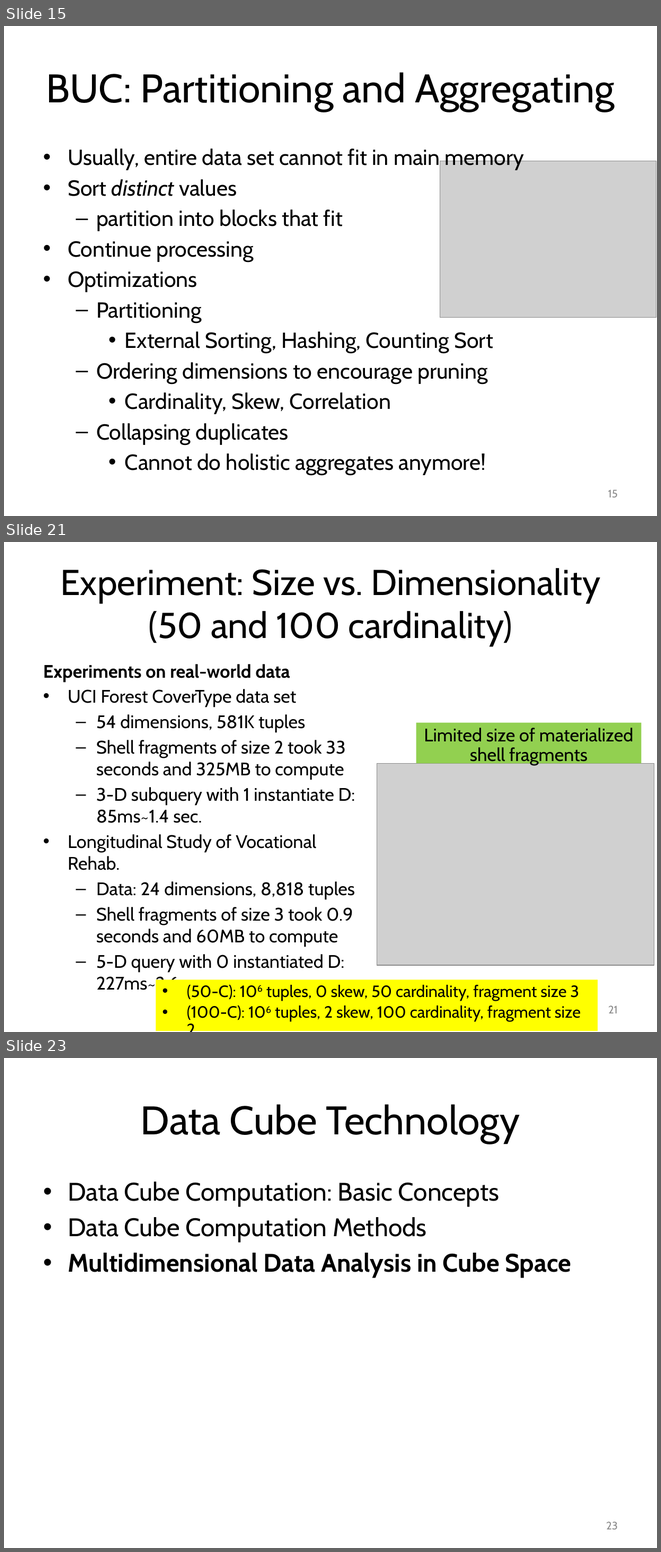
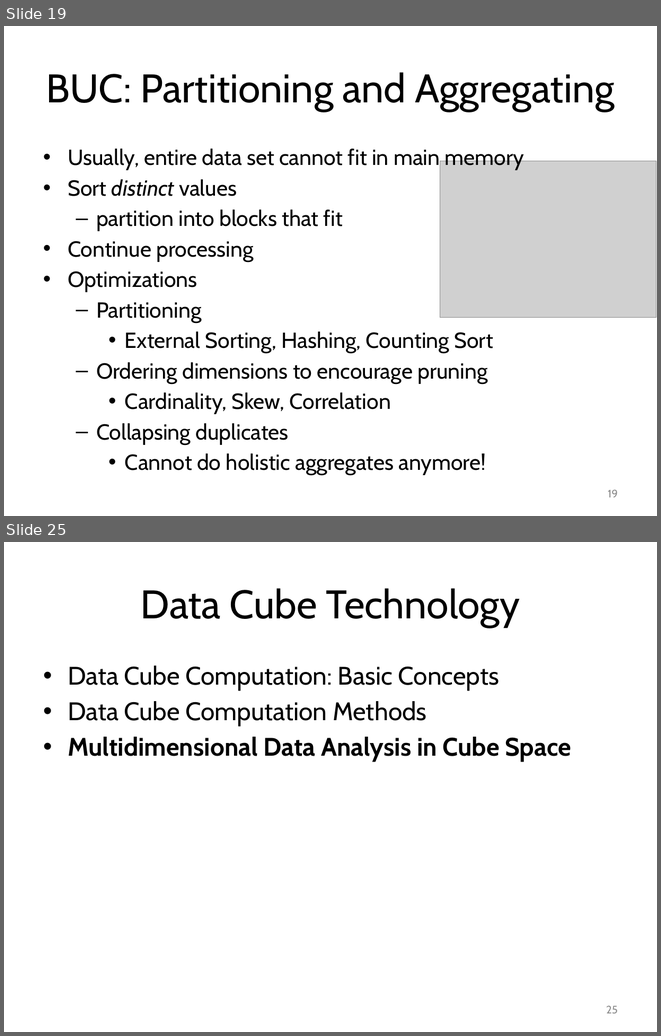
Before and after one commit to mjiang89/mjiang89.github.io, a slide deck: teaching/CS412Summer17-Chapter5.pptx. Shown one above the other, each under a label of ours: slides 15, 21 and 23 before the commit, slides 19 and 25 after it; the slides between them are not shown. The pictures are 661x1552 and 661x1036 pixels, drawn with LibreOffice and Linux fonts; fonts in the diff are those of the drawing; grey boxes stand for pictures. Boxes give left, top, right and bottom in pixels: in the first picture for what was removed or moved away, otherwise in the second. Text is boxed around its words. In the diff, an @@ line names an element or a change of style, - is before the commit and + after.

```diff
--- a/teaching/CS412Summer17-Chapter5.pptx
+++ b/teaching/CS412Summer17-Chapter5.pptx
@@ slide 21 removed at box(4, 542, 657, 1032), background #FFFFFF @@
@@ title removed at box(60, 568, 601, 646) @@
-Experiment: Size vs. Dimensionality (50 and 100 cardinality)
@@ text removed at box(43, 664, 355, 972) @@
-Experiments on real-world data
-• UCI Forest CoverType data set
-  – 54 dimensions, 581K tuples
-  – Shell fragments of size 2 took 33 seconds and 325MB to compute
-  – 3-D subquery with 1 instantiate D: 85ms~1.4 sec.
-• Longitudinal Study of Vocational Rehab.
-  – Data: 24 dimensions, 8,818 tuples
-  – Shell fragments of size 3 took 0.9 seconds and 60MB to compute
-  – 5-D query with 0 instantiated D: 227ms~2.6 sec.
@@ rectangle removed at box(416, 723, 641, 764) @@
-Limited size of materialized shell fragments
@@ picture removed at box(377, 764, 654, 965) @@
@@ rectangle removed at box(156, 979, 598, 1031) @@
-• (50-C): 106 tuples, 0 skew, 50 cardinality, fragment size 3
-• (100-C): 106 tuples, 2 skew, 100 cardinality, fragment size 2
@@ page number removed at box(608, 1005, 618, 1013) @@
-21
@@ what was slide 15 is now slide 19 @@
@@ page number at box(608, 489, 618, 497): text changed @@
-15
+19
@@ what was slide 23 is now slide 25 @@
@@ page number at box(606, 1005, 618, 1013): text changed @@
-23
+25
```
Also in this commit, not shown: 20 slides changed, 6 slides added, 2 other slides removed, 4 other files.
